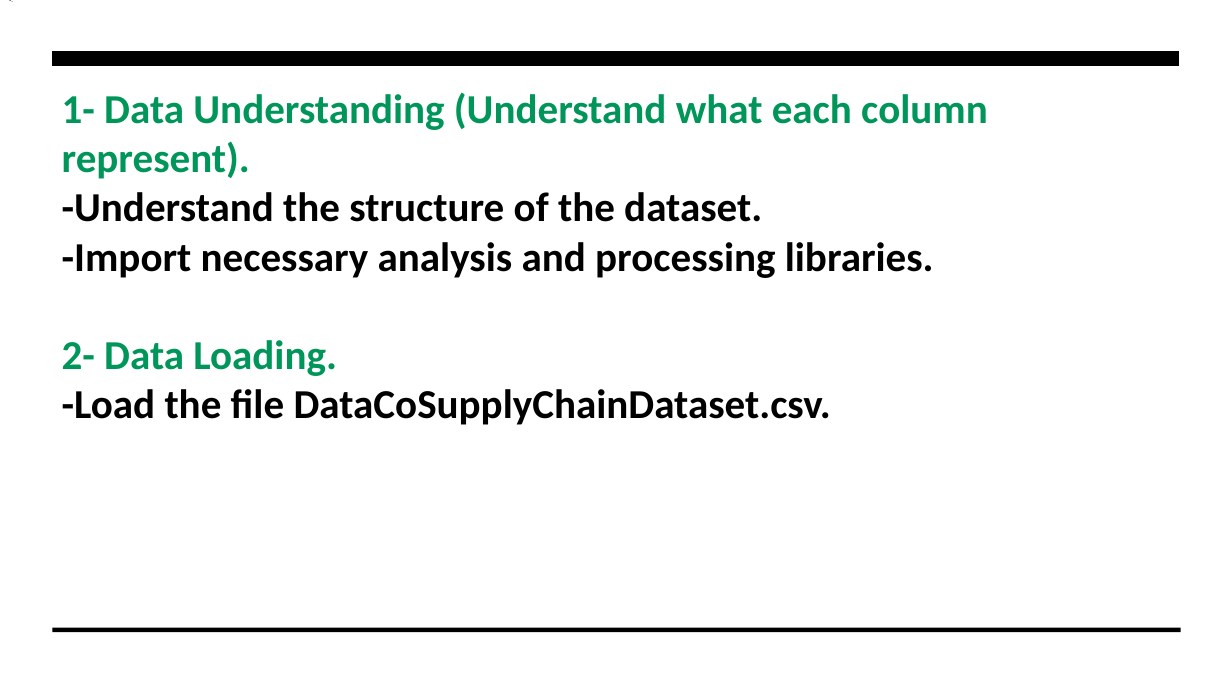
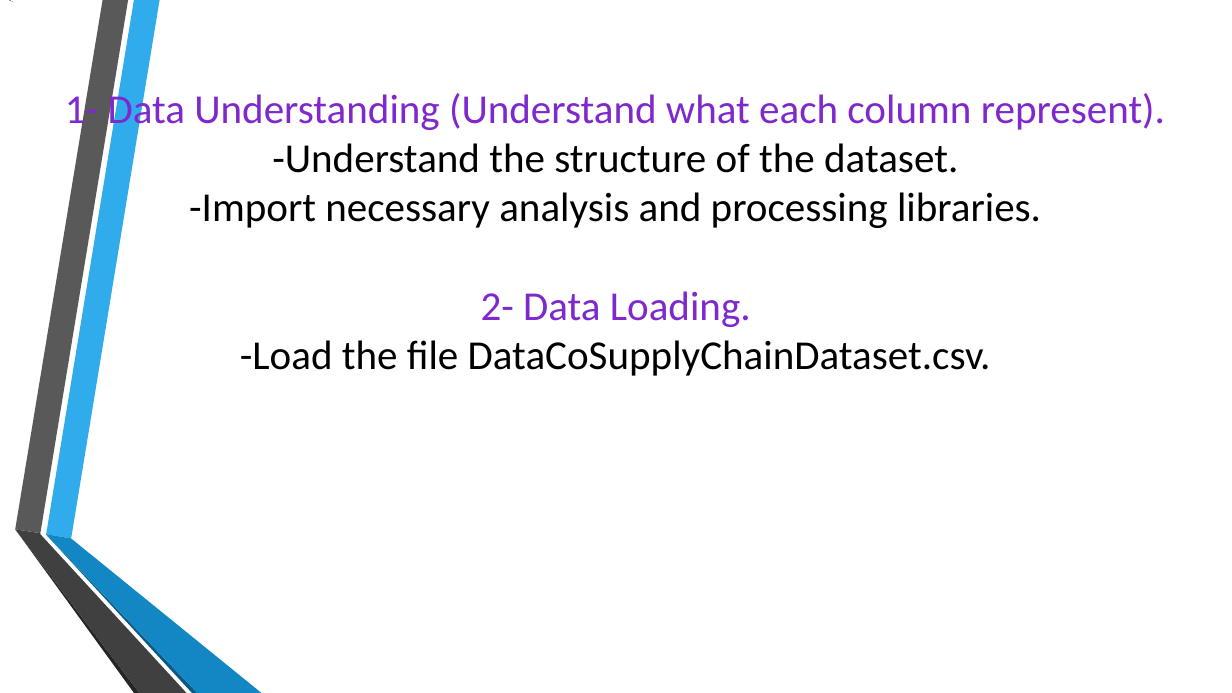
Before and after one commit to mariam530/supply-chain-project, a slide deck: slide 3 of New Microsoft PowerPoint Presentation.pptx. Drawn at 1232x693 pixels with LibreOffice and Linux fonts; fonts in the diff are those of the drawing. Boxes give left, top, right and bottom in pixels: in the first picture for what was removed or moved away, otherwise in the second. Text is boxed around its words. In the diff, an @@ line names an element or a change of style, - is before the commit and + after.

```diff
--- a/New Microsoft PowerPoint Presentation.pptx
+++ b/New Microsoft PowerPoint Presentation.pptx
@@ rectangle removed at (0,0,1232,693) @@
@@ freeform shape removed at (53,52,1180,67) @@
@@ title "1- Data Understanding (Understand what ..." at (65,89,1165,376): text colour #009559 to #7E28CD in "1- Data Understanding (Understand what each column ..."; bold off; alignment left to centre @@
@@ group added at (15,0,262,693): 6 freeform shapes @@
@@ freeform shape removed at (53,628,1181,632) @@
```
Also in this commit, not shown: 33 other slides changed, 1 other file.
